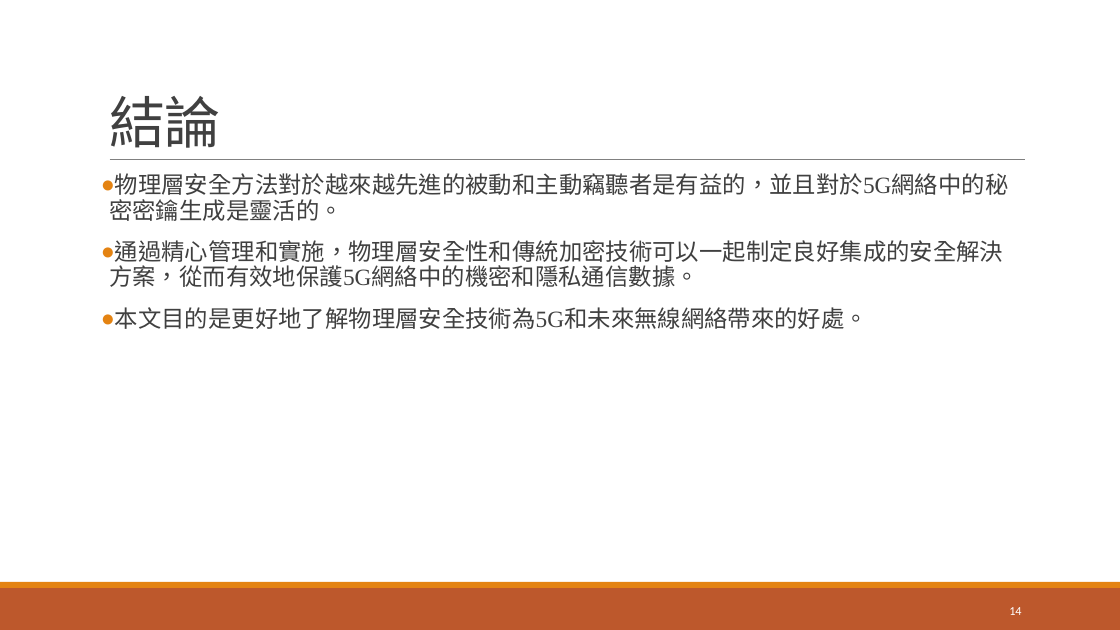
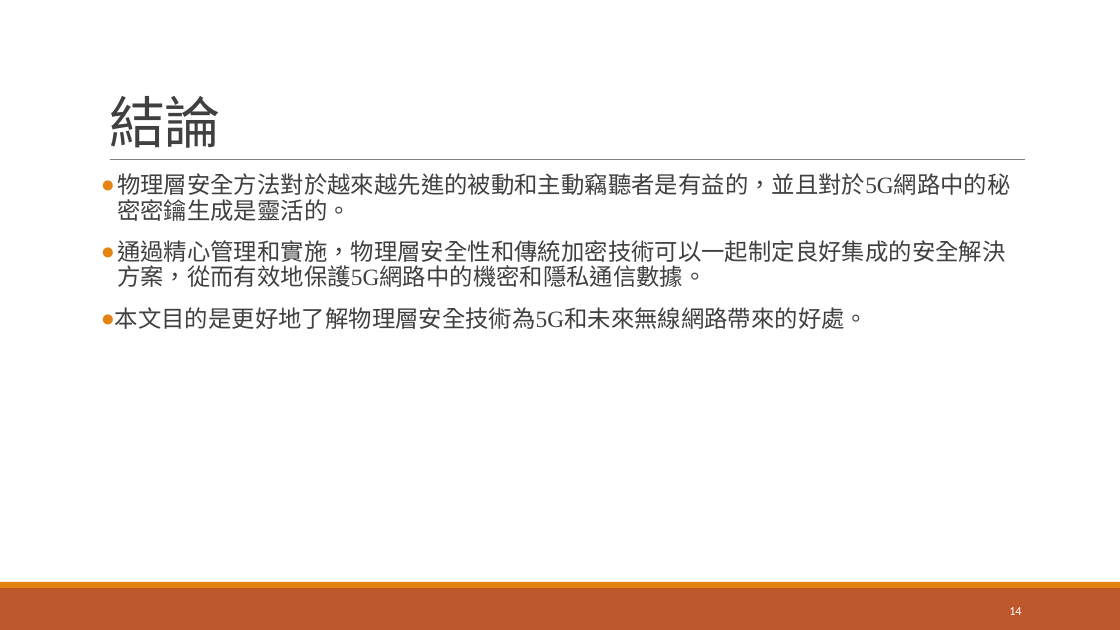
Before and after one commit to hrne/teach_java, a slide deck: slide 14 of 期末簡報_5G.pptx. Drawn at 1120x630 pixels with LibreOffice and Linux fonts; fonts in the diff are those of the drawing. Boxes give left, top, right and bottom in pixels: in the first picture for what was removed or moved away, otherwise in the second. Text is boxed around its words. In the diff, an @@ line names an element or a change of style, - is before the commit and + after.

```diff
--- a/期末簡報_5G.pptx
+++ b/期末簡報_5G.pptx
@@ text at [115, 173, 1011, 329]: text changed @@
-● 物理層安全方法對於越來越先進的被動和主動竊聽者是有益的，並且對於5G網絡中的秘密密鑰生成是靈活的。
-● 通過精心管理和實施，物理層安全性和傳統加密技術可以一起制定良好集成的安全解決方案，從而有效地保護5G網絡中的機密和隱私通信數據。
-● 本文目的是更好地了解物理層安全技術為5G和未來無線網絡帶來的好處。
+● 物理層安全方法對於越來越先進的被動和主動竊聽者是有益的，並且對於5G網路中的秘密密鑰生成是靈活的。
+● 通過精心管理和實施，物理層安全性和傳統加密技術可以一起制定良好集成的安全解決方案，從而有效地保護5G網路中的機密和隱私通信數據。
+● 本文目的是更好地了解物理層安全技術為5G和未來無線網路帶來的好處。
```
Also in this commit, not shown: 12 other slides changed, 1 other file.
